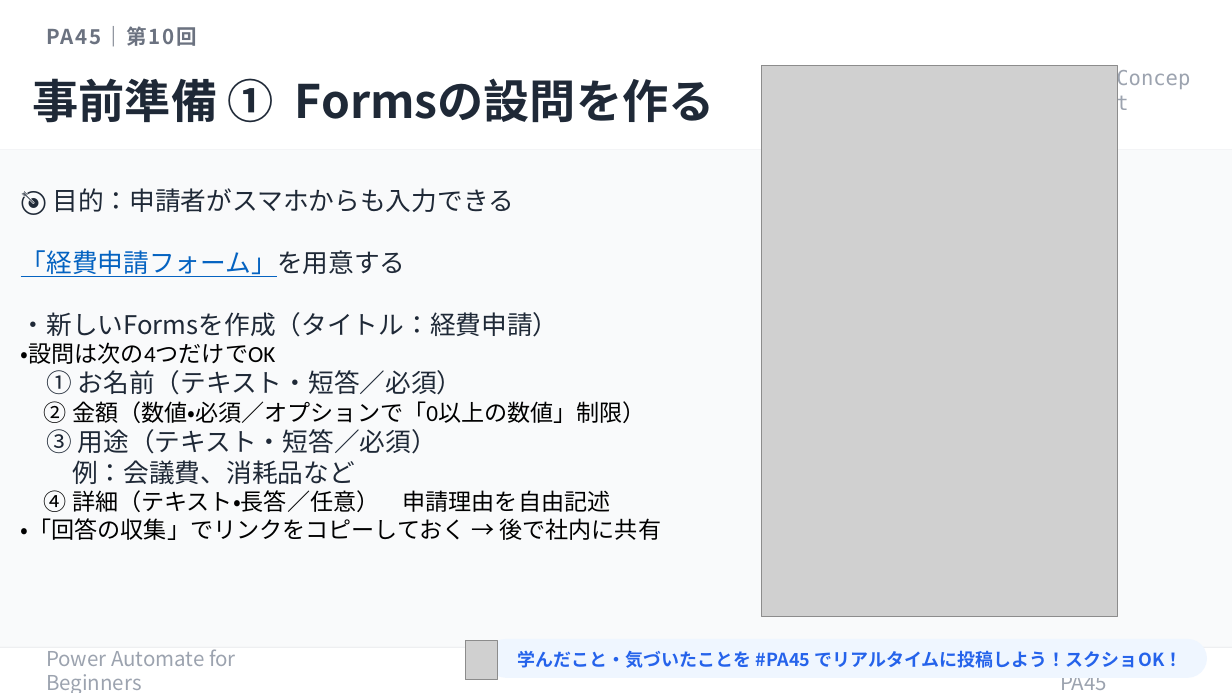
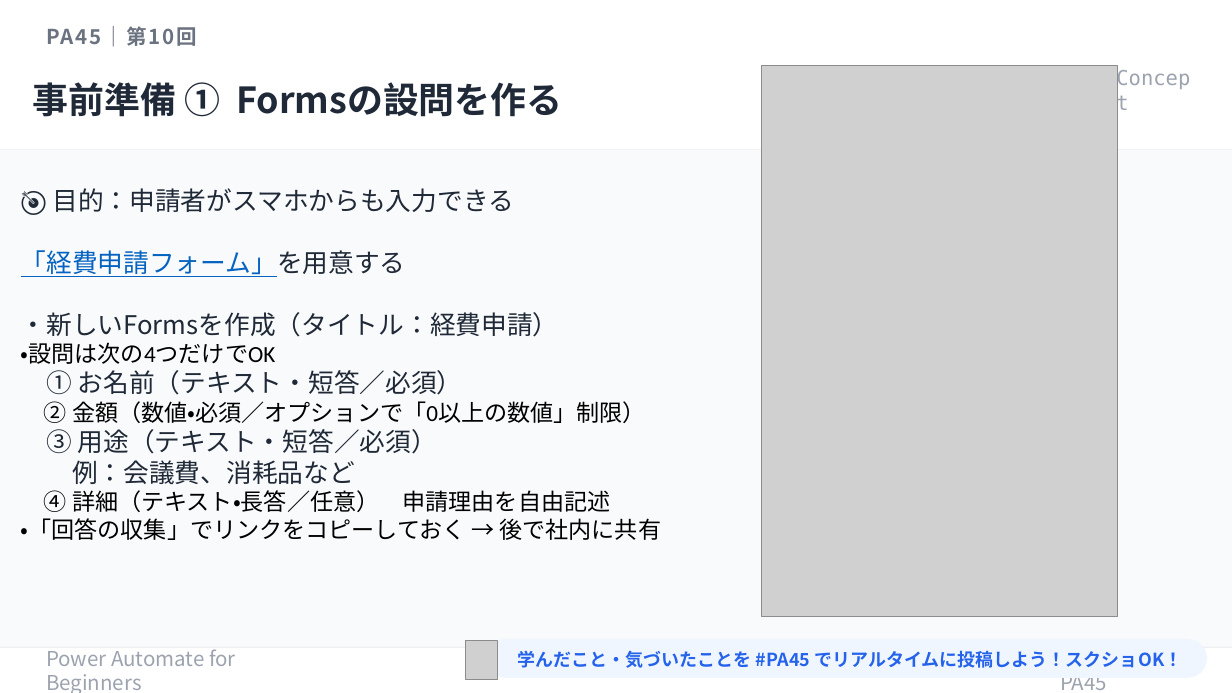
Before and after one commit to Haru-PowerPlatform/pa45, a slide deck: slide 10 of assets/pa45/P010_PA45_BizReview_20260514.pptx. Drawn at 1232x693 pixels with LibreOffice and Linux fonts; fonts in the diff are those of the drawing; grey boxes stand for pictures. Boxes give left, top, right and bottom in pixels: in the first picture for what was removed or moved away, otherwise in the second. Text is boxed around its words. In the diff, an @@ line names an element or a change of style, - is before the commit and + after.

```diff
--- a/assets/pa45/P010_PA45_BizReview_20260514.pptx
+++ b/assets/pa45/P010_PA45_BizReview_20260514.pptx
@@ text "事前準備 ① Formsの設問を作る" at (33,82,562,117): size 36 to 28 pt @@
```
Also in this commit, not shown: 9 other slides changed.
